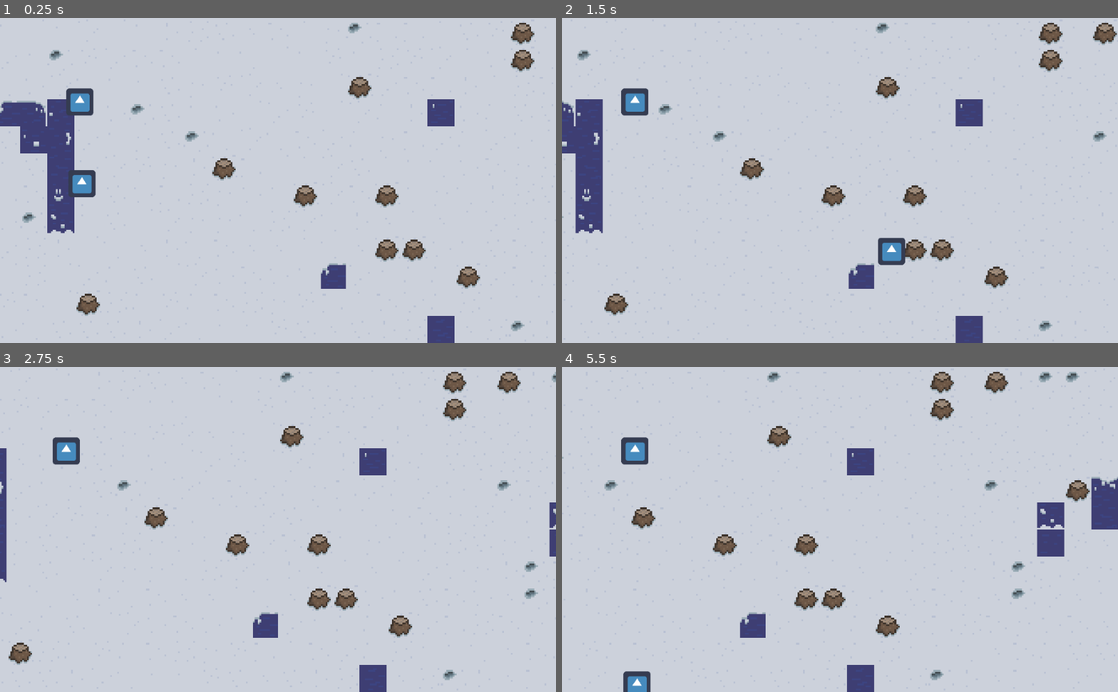
Above: before the commit, frames 1-4 (two rows, left to right).
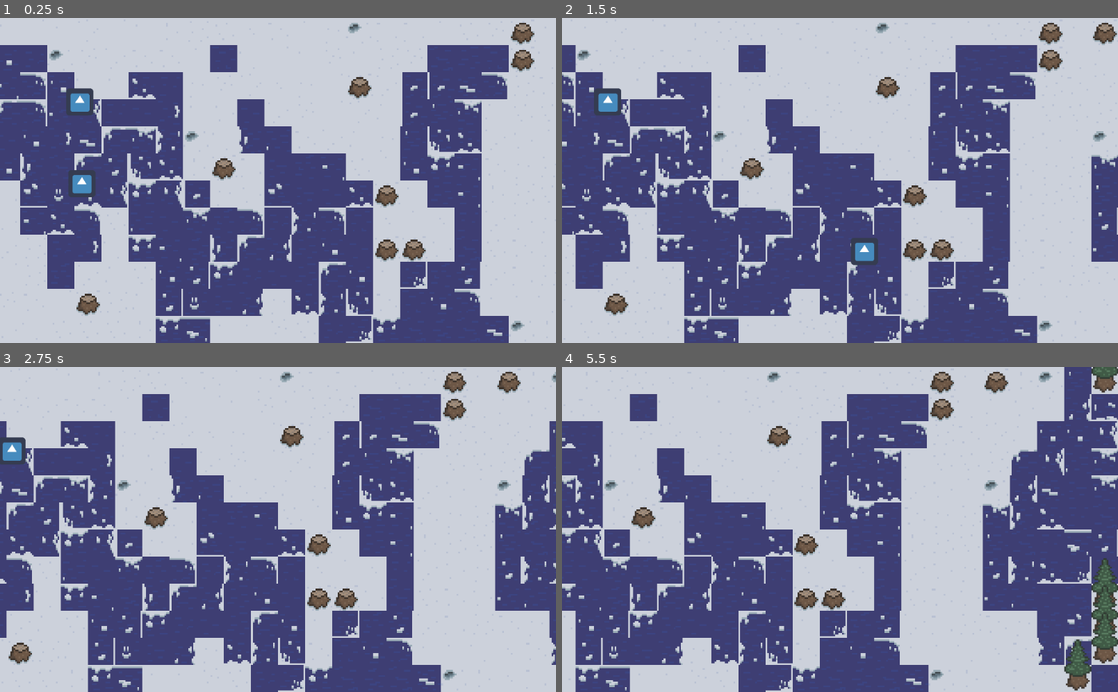
Above: after the commit, the same moments.

Repository: rchin157/gamejamNov2020
Game: Godot game, scene res://Level/Level.tscn
Same seed, same stepped clock (60 frames per second), same inputs: the game is played once before the commit and once after it. The project has no main scene, so this scene is started directly. The engine's default icon, where the game draws it, is replaced by a stand-in: a white triangle on a blue panel in a dark square.
Inputs:
- Up to frame 1 (0.25 s): no input
- Up to frame 2 (1.5 s): hold Right (ui_right) 0.53-1.28 s; hold Down (ui_down) from 1.28 s (still down)
- Up to frame 3 (2.75 s): release Down (ui_down) at 2.03 s; hold Right (ui_right) from 2.03 s (still down)
- Up to frame 4 (5.5 s): release Right (ui_right) at 2.78 s; hold Up (ui_up) 2.78-3.53 s; hold Left (ui_left) 3.53-5.03 s; hold Down (ui_down) from 5.03 s (still down)

The runs differ from the first frame. In frame 1, 41% of the frame differs, in the area x 0-92%, y 8-100%; in frame 2, 41%; in frame 3, 42%; in frame 4, 47%, in the area x 0-100%, y 0-100%.

Commit message:
TREES

Diff:
--- /dev/null
+++ b/Entities/Tree.tscn
@@ -0,0 +1,10 @@
+[gd_scene load_steps=3 format=2]
+
+[ext_resource path="res://Scripts/Tree.gd" type="Script" id=1]
+[ext_resource path="res://Sprites/Tree1.png" type="Texture" id=2]
+
+[node name="KinematicBody" type="KinematicBody2D"]
+script = ExtResource( 1 )
+
+[node name="Sprite" type="Sprite" parent="."]
+texture = ExtResource( 2 )
--- a/Scripts/Level.gd
+++ b/Scripts/Level.gd
@@ -17,6 +17,8 @@
 var noise = OpenSimplexNoise.new()
 
 var rng = RandomNumberGenerator.new()
+
+var tree = load("res://Entities/Tree.tscn")
 
 onready var tilemap = get_node("TileMap")
 onready var camera = get_node("Camera2D")
@@ -38,6 +40,7 @@
 	currentScroll += step
 	if currentScroll >= cellwidth:
 		newColumn()
+		snap(currentScroll)
 		currentScroll = 0
 	camera.offset = Vector2(currentScroll, 0)
 
@@ -51,7 +54,7 @@
 		for j in range(levelHeight):
 			tiles[i].append([])
 			tileImgs[i].append([])
-			var tileval = tileBias(int(round((noise.get_noise_2d(i * 2, j) + 1.0) * 4.0)))
+			var tileval = tileBias(int(round((noise.get_noise_2d(i * 2, j) + 1.0) * 8.0)))
 			tiles[i][j] = tileval
 			tileImgs[i][j] = tileImgSelect(tileval)
 			tilemap.set_cell(i, j, tileImgs[i][j])
@@ -63,11 +66,15 @@
 			tileImgs[i][j] = tileImgs[i + 1][j]
 			tilemap.set_cell(i, j, tileImgs[i][j])
 	for j in range(levelHeight):
-		var tileval = tileBias(int(round((noise.get_noise_2d(cellsPassed * 2, j) + 1.0) * 4.0)))
+		var tileval = tileBias(int(round((noise.get_noise_2d(cellsPassed * 2, j) + 1.0) * 8.0)))
 		tiles[levelWidth - 1][j] = tileval
 		tileImgs[levelWidth - 1][j] = tileImgSelect(tileval)
 		tilemap.set_cell(levelWidth - 1, j, tileImgs[levelWidth - 1][j])
-		#print(tileval)
+		# print(tileval)
+		if tileval == 1:
+			var treeNode = tree.instance()
+			treeNode.set_position(Vector2((levelWidth) * 64 + 32, j * 64))
+			add_child(treeNode)
 	cellsPassed += 1
 
 func initNoise():
@@ -81,13 +88,13 @@
 
 func tileBias(val):
 	#land
-	if val <= 3:
+	if val <= 6:
 		return 0
 	#tree
-	elif val <= 5:
+	elif val <= 8:
 		return 1
 	#water
-	elif val <= 8:
+	elif val <= 16:
 		return 2
 
 func tileImgSelect(val):
@@ -98,3 +105,7 @@
 		2:
 			#select water
 			return rng.randi_range(19, 51)
+
+func snap(scroll):
+	for ent in MultiplayerManager.in_world:
+		ent.bounce_back(-scroll)
--- a/Scripts/LevelEntity.gd
+++ b/Scripts/LevelEntity.gd
@@ -9,10 +9,11 @@
 # Called when the node enters the scene tree for the first time.
 func _ready():
 	MultiplayerManager.in_world.append(self)
+	print(MultiplayerManager.in_world.size())
 	pass # Replace with function body.
 
 func _dispose():
-	MultiplayerManager.in_world.remove(MultiplayerManager.in_world.bsearch(self));
+	MultiplayerManager.in_world.remove(MultiplayerManager.in_world.find(self));
 	queue_free();
 
 func _exit_tree():
@@ -20,6 +21,8 @@
 
 func bounce_back(step :float):
 	set_position(Vector2(get_position().x+step,get_position().y))
+	if (get_position().x < -50):
+		_dispose()
 	pass
 
 # Called every frame. 'delta' is the elapsed time since the previous frame.
--- /dev/null
+++ b/Scripts/Tree.gd
@@ -0,0 +1,16 @@
+extends "res://Scripts/LevelEntity.gd"
+
+
+# Declare member variables here. Examples:
+# var a = 2
+# var b = "text"
+
+
+# Called when the node enters the scene tree for the first time.
+func _ready():
+	pass # Replace with function body.
+
+
+# Called every frame. 'delta' is the elapsed time since the previous frame.
+#func _process(delta):
+#	pass
Not shown: 3 places in Level/Level.tscn that only renumber resources
Binary file added: Sprites/Tree1.png
Not shown, added: Sprites/Tree1.png.import
